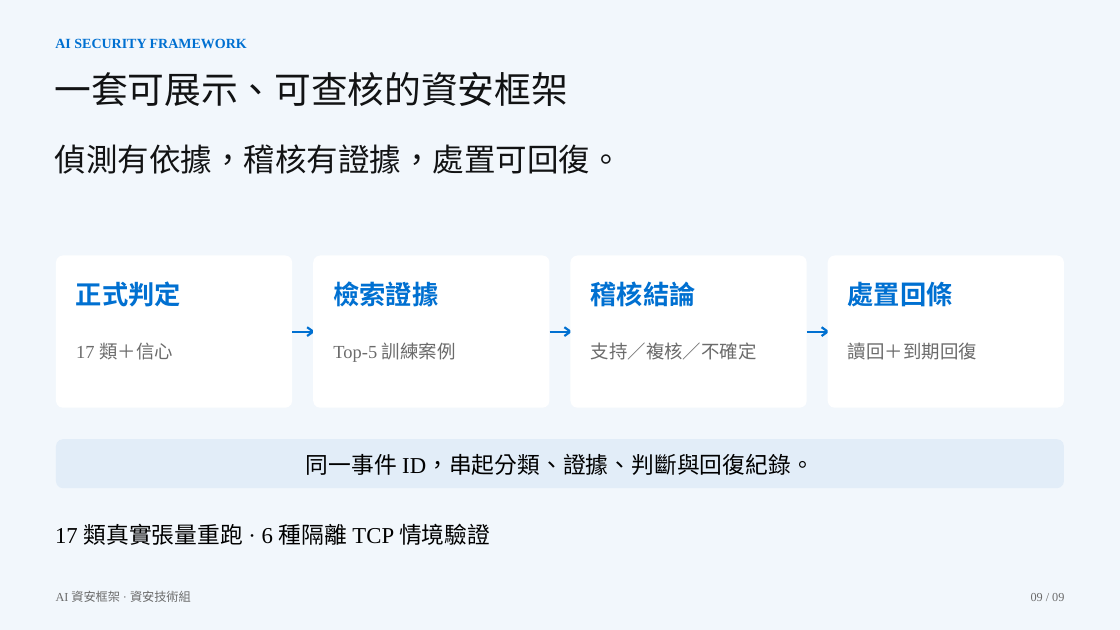
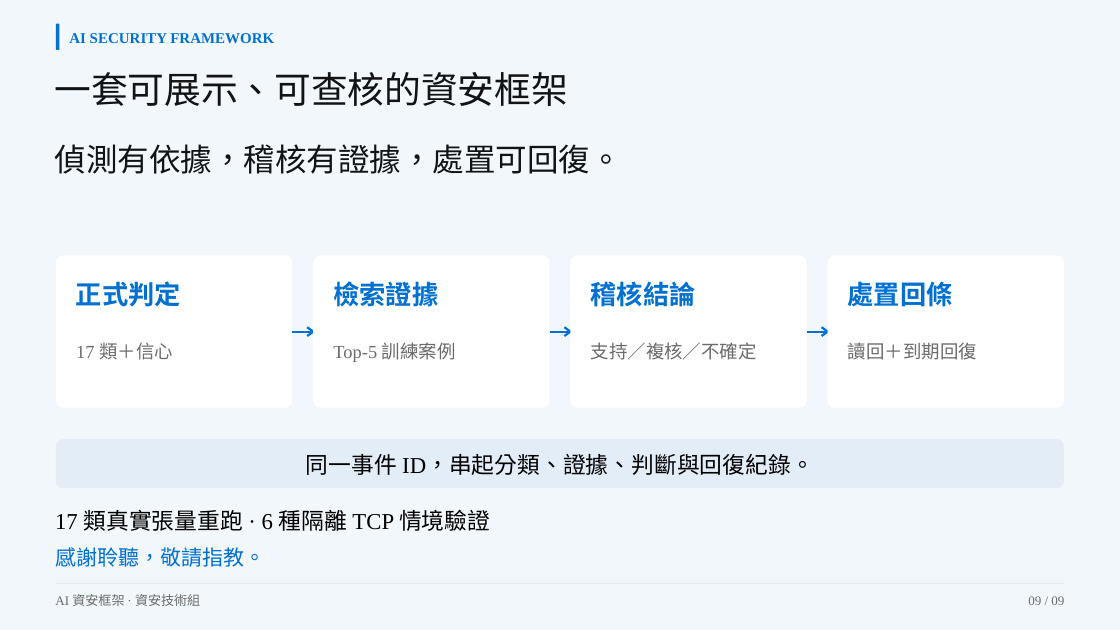
Before and after one commit to Lily09-project/innoserve-competition, a slide deck: slide 9 of deliverables/決賽簡報_AI資安框架.pptx. Drawn at 1120x630 pixels with LibreOffice and Linux fonts; fonts in the diff are those of the drawing. Boxes give left, top, right and bottom in pixels: in the first picture for what was removed or moved away, otherwise in the second. Text is boxed around its words. In the diff, an @@ line names an element or a change of style, - is before the commit and + after.

```diff
--- a/deliverables/決賽簡報_AI資安框架.pptx
+++ b/deliverables/決賽簡報_AI資安框架.pptx
@@ rounded rectangle added at <box>56,24,60,50</box>, fill #0070D1 @@
@@ text "AI SECURITY FRAMEWORK": place and size @@
-text "AI SECURITY FRAMEWORK" at <box>55,38,247,49</box>
+text "AI SECURITY FRAMEWORK" at <box>69,33,274,44</box>
@@ text "AI SECURITY FRAMEWORK" at <box>69,33,274,44</box>: size 12 to 12.8 pt @@
@@ text "17 類真實張量重跑 · 6 種隔離 ...": place and size @@
-text "17 類真實張量重跑 · 6 種隔離 ..." at <box>55,523,490,545</box>
+text "17 類真實張量重跑 · 6 種隔離 ..." at <box>55,509,490,531</box>
@@ text added at <box>55,547,265,567</box>, 18 pt, text #0070D1 @@
+感謝聆聽，敬請指教。
@@ text "AI 資安框架 · 資安技術組" at <box>55,594,200,606</box>: size 10.5 to 11.2 pt @@
@@ freeform shape added at <box>56,584,1065,585</box>, outline #E3EAF2 0.75 pt @@
@@ text "09 / 09" at <box>1028,596,1064,605</box>: size 10.5 to 11.2 pt @@
```
Also in this commit, not shown: 7 other slides changed, 4 slides added, 1 slide removed, 37 other files.
